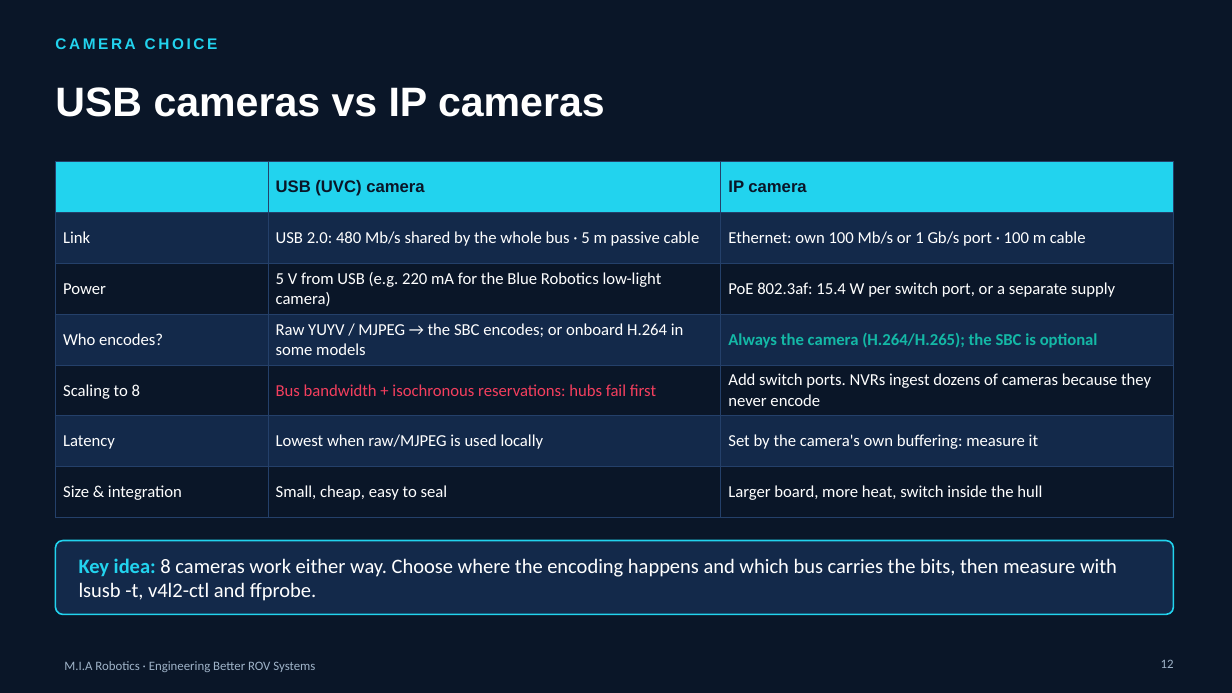
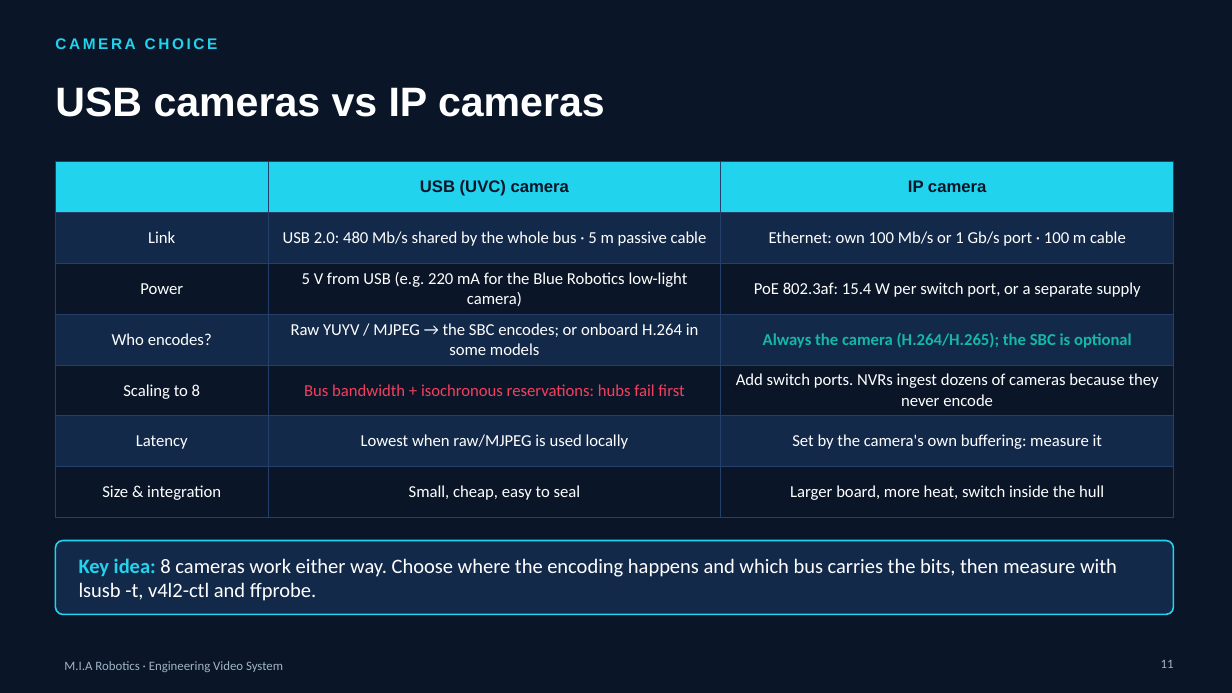
Before and after one commit to YoussefAbbas2001/video-streaming, a slide deck: slide 11 of presentation/MIA_Robotics_Workshop.pptx (slide 12 before the commit). Drawn at 1232x693 pixels with LibreOffice and Linux fonts; fonts in the diff are those of the drawing; background and template pictures are left out. Boxes give left, top, right and bottom in pixels: in the first picture for what was removed or moved away, otherwise in the second. Text is boxed around its words. In the diff, an @@ line names an element or a change of style, - is before the commit and + after.

```diff
--- a/presentation/MIA_Robotics_Workshop.pptx
+++ b/presentation/MIA_Robotics_Workshop.pptx
@@ table at box(55, 162, 1174, 518) @@
@@ alignment left to centre @@
@@ text at box(64, 661, 283, 672): text changed @@
-M.I.A Robotics · Engineering Better ROV Systems
+M.I.A Robotics · Engineering Video System
@@ page number at box(1161, 660, 1174, 668): text changed @@
-12
+11
```
Also in this commit, not shown: 72 other slides changed, 1 slide removed.
